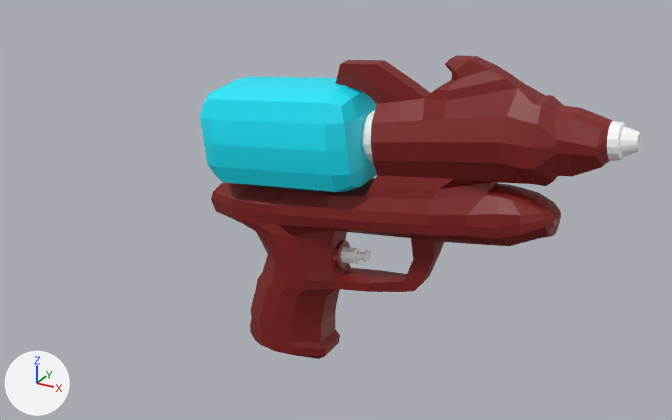
The FBX model Assets/Models/pistol3.fbx: old version first, new version second.
Both versions are drawn from a camera (50 mm lens) standing at (0.797, -0.298, 0.536) and looking at (0.656, -0.041, 0.408). Lighting does not change. The marker at lower left points along +X, +Y and +Z. The older version comes first.

Objects in the first picture: 'magasine2', 'pistol5'.
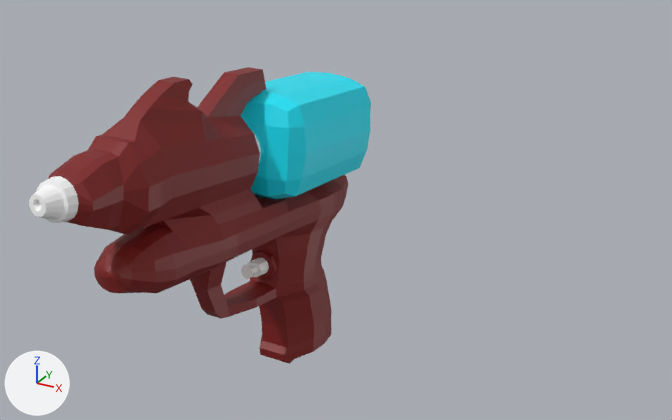
The change, as JSON lines over the scene's bpy script:
```json
{"op": "set", "path": "ob_pistol5.rotation_euler", "old": "(0.0, 0.0, 0.0)", "new": "(0.0, -1.571, 0.0)", "note": "degrees (0, 0, 0) -> degrees (0, -90, 0)"}
{"op": "set", "path": "ob_magasine2.rotation_euler", "old": "(0.0, 0.0, 0.0)", "new": "(0.0, -1.571, 0.0)", "note": "degrees (0, 0, 0) -> degrees (0, -90, 0)"}
```

Location of each change, (x1, y1, x2, y2) in pixels of the pictures (672 x 420 px):
```json
{"object": "pistol5", "change": "turned", "before": [211, 55, 641, 359], "after": [29, 67, 348, 364]}
{"object": "magasine2", "change": "turned", "before": [200, 77, 377, 192], "after": [240, 72, 371, 199]}
```
